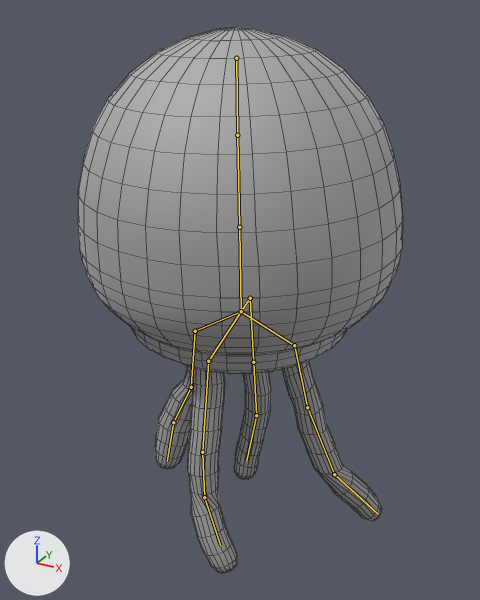
One commit to the FBX model Assets/Models/AI/JellyFish.fbx: the scene before it, then after it.
Camera for both pictures: a 50 mm lens placed at (4.5, -8.1, 8.46), pointed at (-0.02, 0.13, 4.35). The axes (+X, +Y, +Z) are drawn at lower left. The lights are the same throughout. Both versions are drawn at frame 10 of the action 'Jelly Fish|Floating'; the numbers are the values there. The bones that bend it are drawn over the model as lines. Mesh edges are drawn as thin lines.

Names of what the first picture shows: 'Jelly Fish Mesh'.
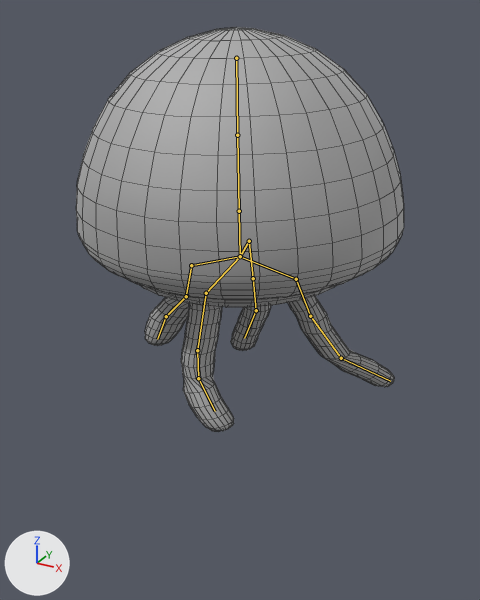
Changed parts and their boxes [x1, y1, x2, y2] in the pictures (480 x 600 px):
'Jelly Fish Mesh', posed (26% shorter): before [78, 27, 403, 573]; after [76, 27, 404, 432]
bone 'Bone.001', root to tip: before (237, 135) to (239, 227); after (237, 135) to (239, 211)
bone 'Bone.002', root to tip: before (239, 227) to (241, 311); after (239, 211) to (240, 256)

The change in detail:
Bone 'Bone.001' (bone_bone_001) is rescaled from (1.0, 1.0, 1.0) to (1.0, 0.82, 1.0).
Bone 'Bone.002' (bone_bone_002) is rescaled from (1.0, 1.0, 1.0) to (1.0, 0.63, 1.0).
